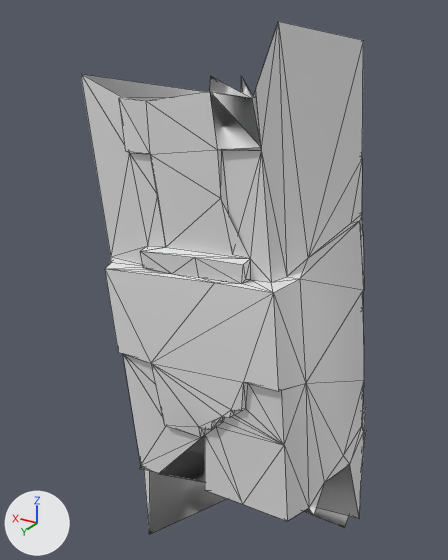
An edit to the OBJ model src/main/resources/assets/kn8/meshes/narumi/shin_left.obj, drawn before and after from the same camera.
Rendered twice from a camera (50 mm lens) standing at (-0.385, 0.456, 0.53) and looking at (-0.101, -0.018, 0.294). The lights are fixed; the arrows at lower left show +X, +Y and +Z. The older version comes first. Mesh edges are drawn as thin lines. Where no turn or scale is listed for an object, it has been applied to the vertices. Vertices at exactly the same position are counted once.

The older version as bpy lines, for what is in view:
```python
me_shin_left = bpy.data.meshes.new('shin_left')
me_shin_left.from_pydata(...)  # 226 vertices, 448 faces; spans x -0.241..-0.032, y -0.14..0.091, z 0.002..0.526
ob_shin_left = bpy.data.objects.new('shin_left', me_shin_left)
ob_shin_left.location = (0.0, 0.0, 0.0)
```
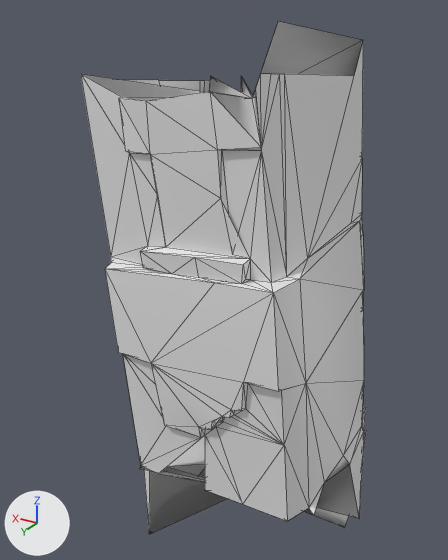
Pixel boxes [x1, y1, x2, y2] of what changed, in the pictures (448 x 560 px; the box of a moved part takes in the faces that stretch with it):
part 1 of me_shin_left, cut back
    before: [210, 21, 363, 276]
    after: [127, 74, 354, 276]
part 2 of me_shin_left, moved or reshaped
    before: [159, 435, 205, 482]
    after: [167, 435, 205, 467]

The change, as a diff of the scene's bpy script:
```diff
--- a/src/main/resources/assets/kn8/meshes/narumi/shin_left.obj.py
+++ b/src/main/resources/assets/kn8/meshes/narumi/shin_left.obj.py
@@ me_shin_left @@
 # used by ob_shin_left; location = (0.0, 0.0, 0.0)
-me_shin_left.from_pydata(...)  # 226 vertices, 448 faces; spans x -0.241..-0.032, y -0.14..0.091, z 0.002..0.526
+me_shin_left.from_pydata(...)  # 242 vertices, 456 faces; spans x -0.241..-0.032, y -0.14..0.091, z 0.002..0.526
+# me_shin_left part 1
+# 6 faces are deleted
+# 10 vertices are added at x -0.193..-0.033, y -0.103..0.078, z 0.468..0.494
+# 13 new faces join them
+# me_shin_left part 2
+# 6 faces are deleted
+# 6 vertices are added at (-0.151, -0.109, 0.16), (-0.218, -0.108, 0.165), (-0.224, -0.095, 0.165), (-0.137, 0.077, 0.139), (-0.145, 0.052, 0.142), (-0.095, 0.078, 0.136)
+# 7 new faces join them
```
